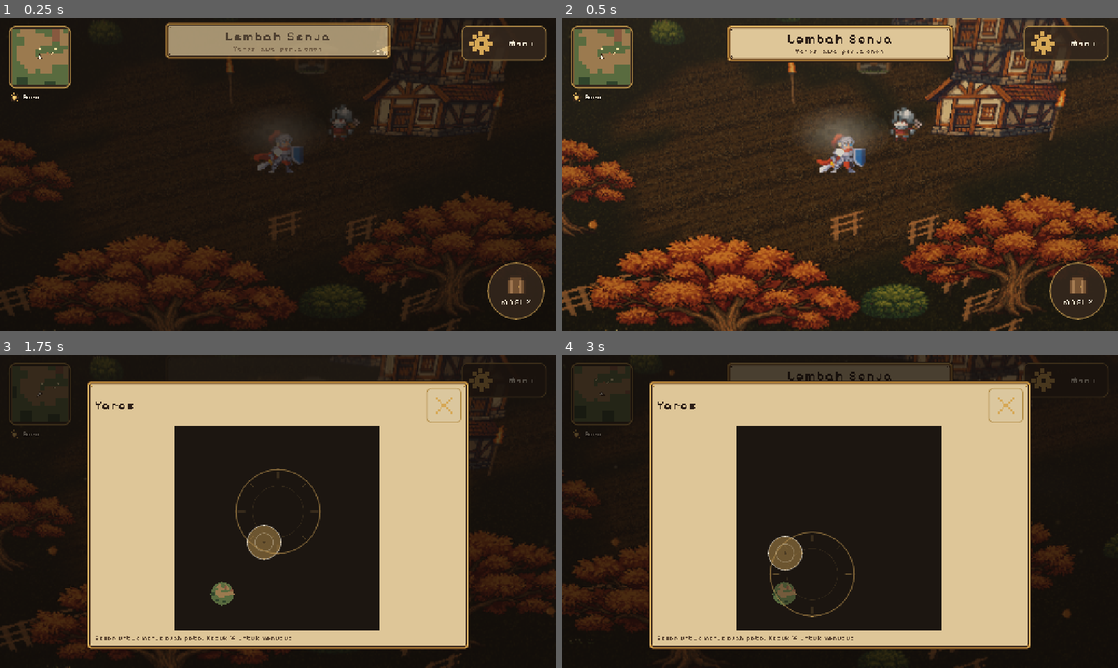
Above: before the commit, frames 1-4 (two rows, left to right).
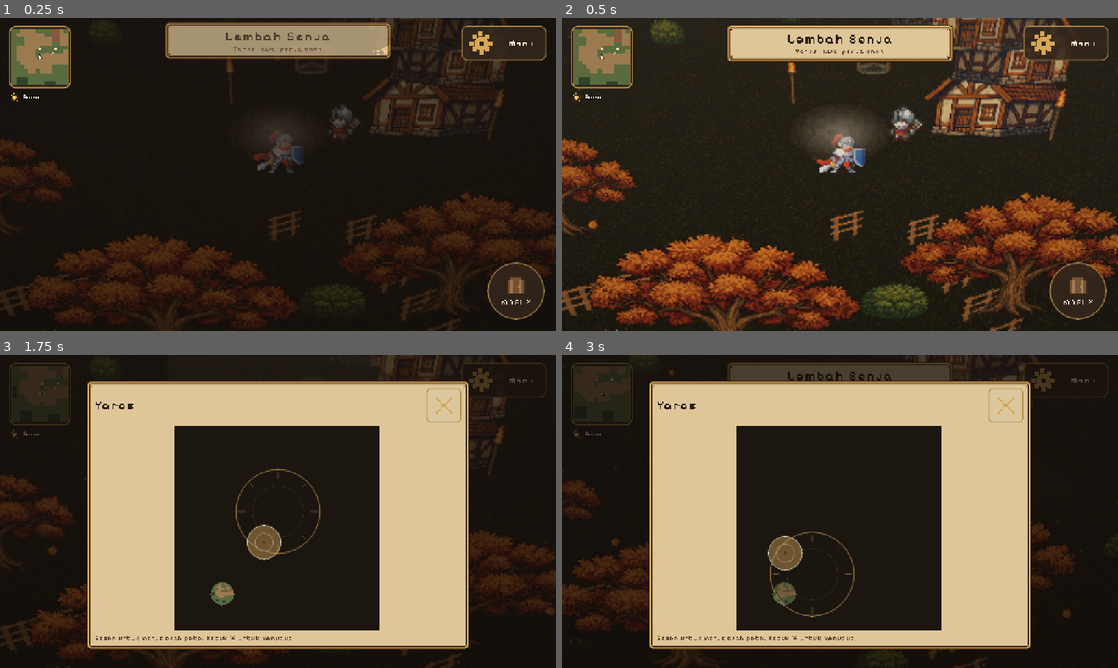
Above: after the commit, the same moments.

Repository: KyokoApp/GodotMe
Game: Godot game, scene res://game/Main.tscn
Two runs of this game, one before a commit and one after it. Both use one fixed random seed, a clock stepped at 60 frames per second and the inputs below.
Inputs (mouse positions are in pixels of both pictures, inside the frame that each line leads up to):
- Up to frame 1 (0.25 s): no input
- Up to frame 2 (0.5 s): no input
- Up to frame 3 (1.75 s): tap Enter at 0.5 s; drag from (38, 392) to (333, 442) at 0.52 s; drag from (278, 511) to (250, 574) at 1.27 s
- Up to frame 4 (3 s): move the mouse to (895, 442) at 2.02 s; hold Right (ui_right) 2.03-2.75 s; tap Enter at 2.1 s; drag from (812, 574) to (673, 464) at 2.77 s

The runs differ from the first frame. In frame 2, 9.2% of the frame differs, in the area x 11-100%, y 14-83%; in frame 3, less than 0.1%; in frame 4, less than 0.1%.

Commit message:
DIAG: tanah hanya menampilkan sel rumput atlas (sementara)
Co-authored-by: arena-agent <297053741+arena-agent@users.noreply.github.com>

Diff:
--- a/game/game/world/terrain.gdshader
+++ b/game/game/world/terrain.gdshader
@@ -53,7 +53,9 @@
 	// ground gets a small standing bounce of its own instead of going black in
 	// the lee of every wall.
 	c *= UV2.x;
-	ALBEDO = c * light_tint;
+	// DIAGNOSTIC BUILD (temporary): show the raw grass cell only, so one capture
+	// tells us whether the atlas/cell maths or the vertex weights are wrong.
+	ALBEDO = grass * light_tint;
 	ROUGHNESS = 1.0;
 	SPECULAR = 0.0;
 }
